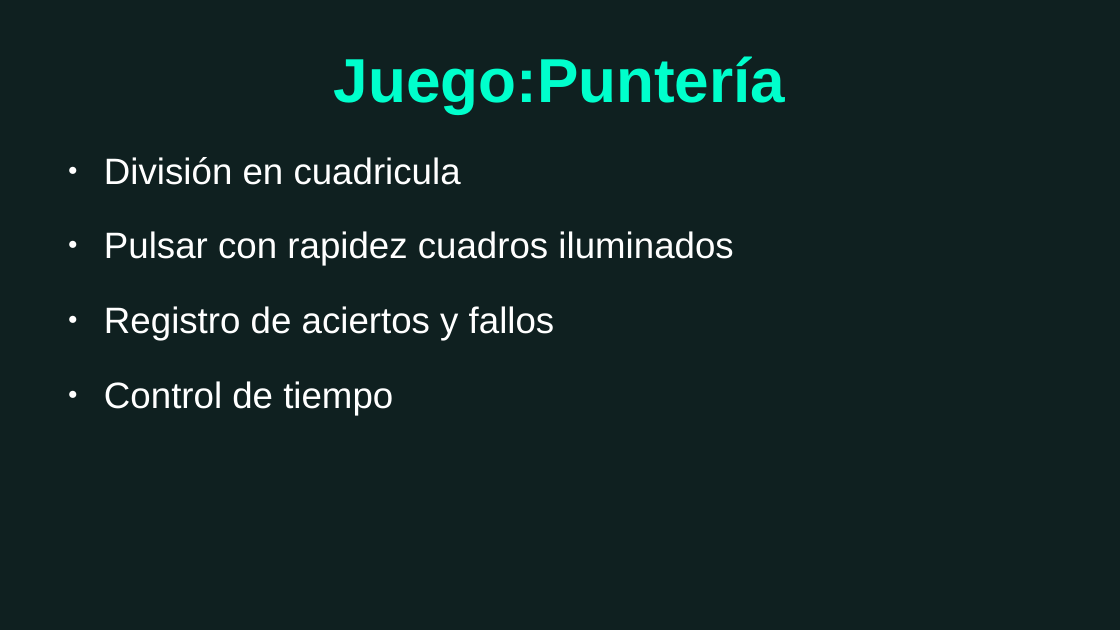
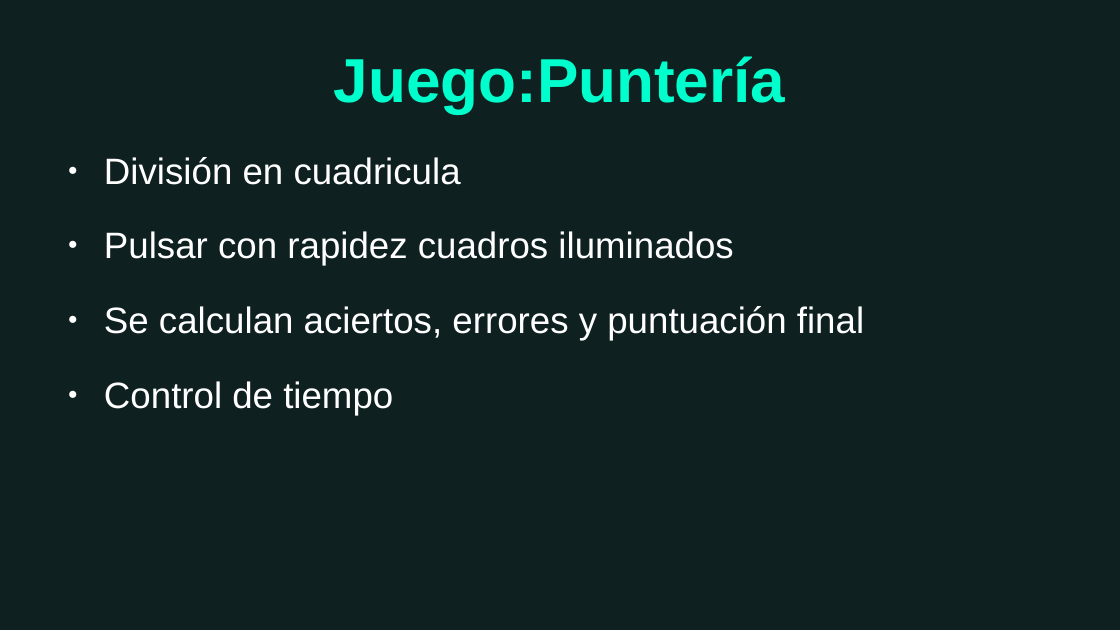
Before and after one commit to David-IFC/DAW, a slide deck: slide 13 of AplicacionFinalCursoPHP/ProyectoFinalDAW.odp. Drawn at 1120x630 pixels with LibreOffice and Linux fonts; fonts in the diff are those of the drawing; background and template pictures are left out. Boxes give left, top, right and bottom in pixels: in the first picture for what was removed or moved away, otherwise in the second. Text is boxed around its words. In the diff, an @@ line names an element or a change of style, - is before the commit and + after.

```diff
--- a/AplicacionFinalCursoPHP/ProyectoFinalDAW.odp
+++ b/AplicacionFinalCursoPHP/ProyectoFinalDAW.odp
@@ text at box(104, 306, 864, 340): text changed @@
-● Registro de aciertos y fallos
+● Se calculan aciertos, errores y puntuación final
```
Also in this commit, not shown: 6 other slides changed, 1 slide removed, 1 other file.
